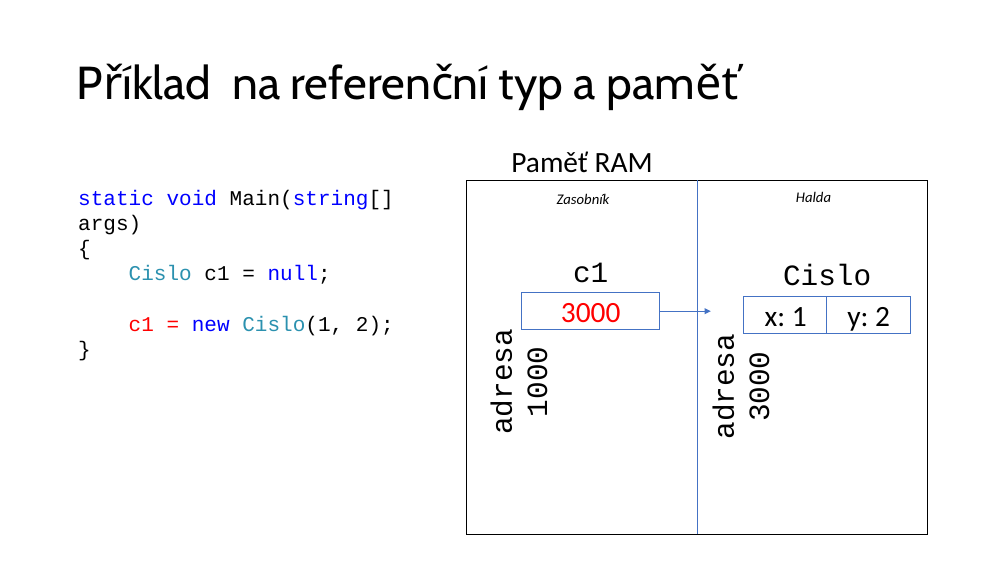
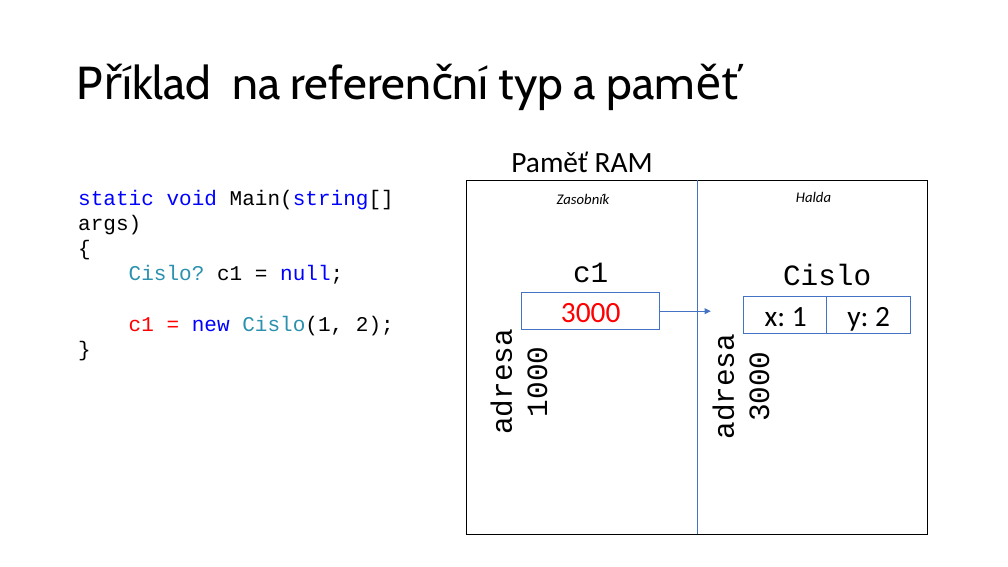
Before and after one commit to ekral/FAI, a slide deck: slide 31 of PA/presentations/ZAP_11_zasobnik_halda_reference.pptx. Drawn at 1008x567 pixels with LibreOffice and Linux fonts; fonts in the diff are those of the drawing. Boxes give left, top, right and bottom in pixels: in the first picture for what was removed or moved away, otherwise in the second. Text is boxed around its words. In the diff, an @@ line names an element or a change of style, - is before the commit and + after.

```diff
--- a/PA/presentations/ZAP_11_zasobnik_halda_reference.pptx
+++ b/PA/presentations/ZAP_11_zasobnik_halda_reference.pptx
@@ text at (129,265,343,284): text changed @@
-Cislo c1 = null;
+Cislo? c1 = null;
```
Also in this commit, not shown: 4 other slides changed, 1 other file.
